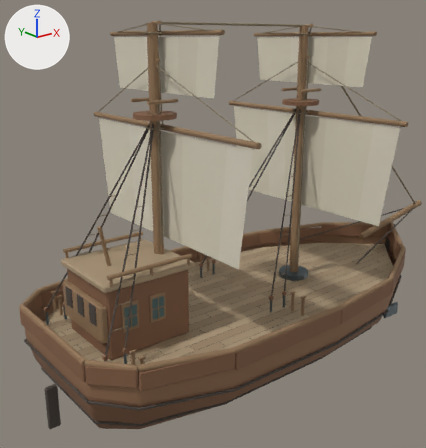
One commit to the glTF model public/art/world3d/ships/carrier.glb: the scene before it, then after it.
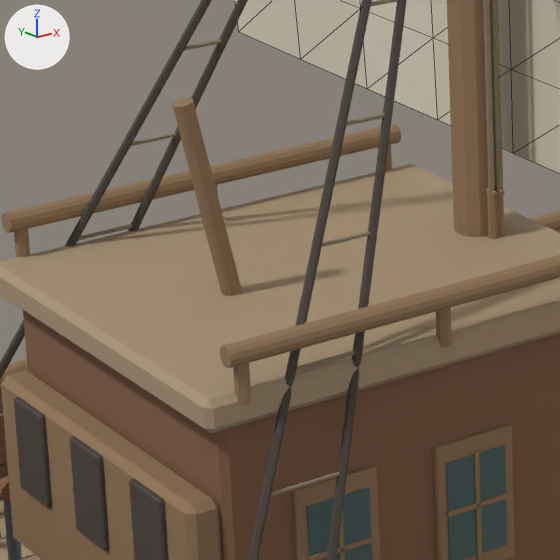
Each version is shown from a camera (50 mm lens) standing at (-193.6, -205.0, 153.9) and looking at (-47.5, -22.4, 80.8), then close up on the part from 15% to 41% of the width and 46% to 71% of the height. The lights are fixed; the arrows at upper left show +X, +Y and +Z. The older version's two pictures come first. The close-ups show mesh edges as thin lines.

Objects in the first close-up: 'Hull', 'Sail_mast0_main'.
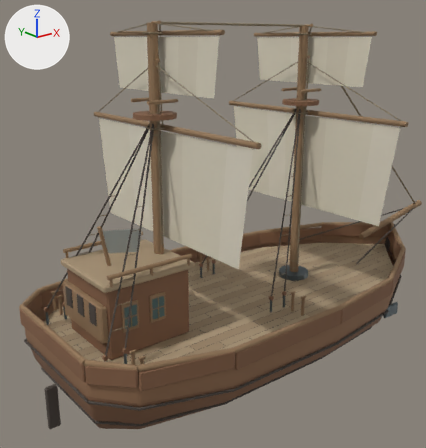
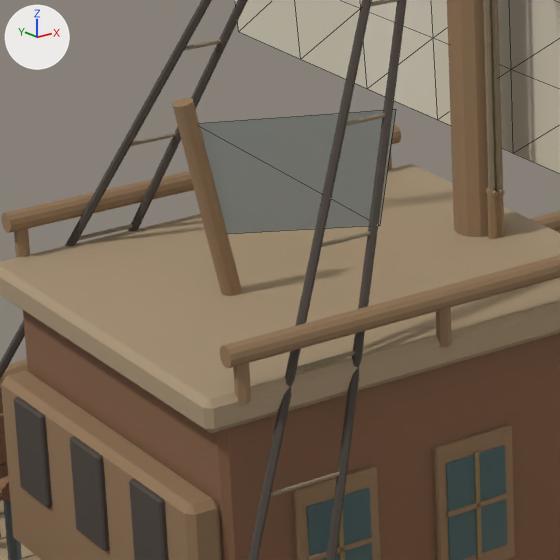
The change, as a list of edits to the scene's bpy script:
```text
Add mat_teamcolor:
    mat_teamcolor = principled_material('TeamColor')
    mat_teamcolor.base_color = (0.36, 0.39, 0.37)  # grey #a2a8a4
    mat_teamcolor.roughness = 0.85
Add me_ownerflag_001:
    me_ownerflag_001.from_pydata([(-87.0, 0.0, 80.0), (-69.0, -1.5, 78.0), (-71.0, -1.5, 68.0), (-85.0, 0.0, 70.0)], [], [(0, 3, 2), (0, 2, 1)])
    me_ownerflag_001.materials.append(mat_teamcolor)  # grey #a2a8a4
Add ob_ownerflag:
    ob_ownerflag = bpy.data.objects.new('OwnerFlag', me_ownerflag_001)
    ob_ownerflag.location = (0.0, 0.0, 0.0)
```

Where the change shows, as pixel boxes (x1, y1, x2, y2) in the close-ups (560 x 560 px):
'OwnerFlag', added: after (199, 109, 396, 234)
